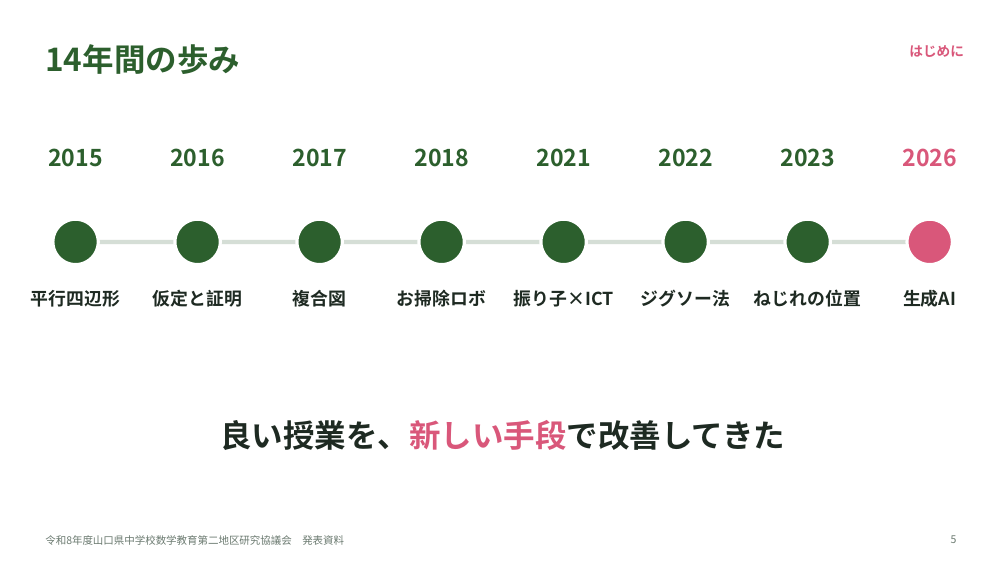
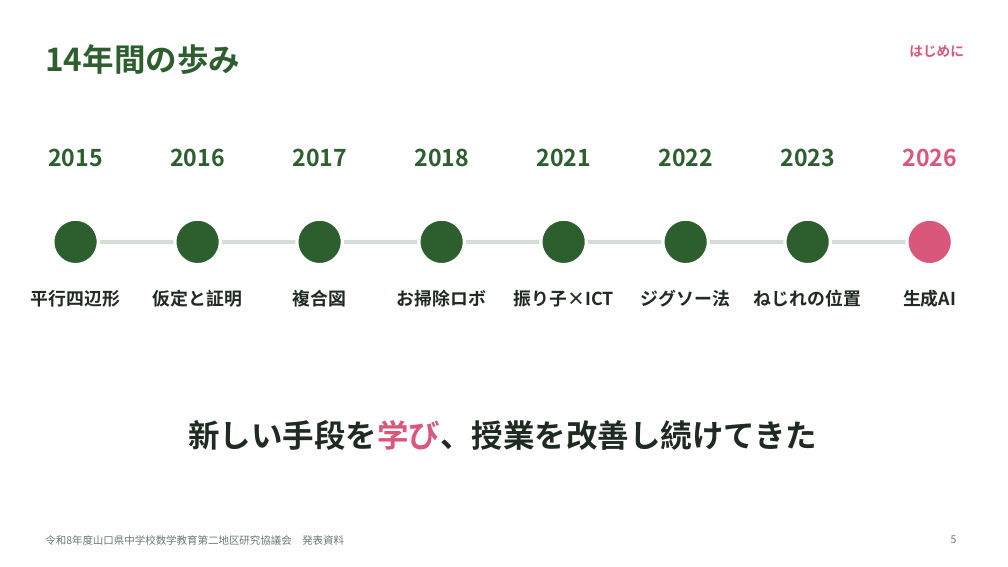
Before and after one commit to margiela14th-sudo/my-ai-project, a slide deck: slide 5 of 07_完成資料/県大会発表_生成AI授業再構築.pptx. Drawn at 1008x567 pixels with LibreOffice and Linux fonts; fonts in the diff are those of the drawing. Boxes give left, top, right and bottom in pixels: in the first picture for what was removed or moved away, otherwise in the second. Text is boxed around its words. In the diff, an @@ line names an element or a change of style, - is before the commit and + after.

```diff
--- a/07_完成資料/県大会発表_生成AI授業再構築.pptx
+++ b/07_完成資料/県大会発表_生成AI授業再構築.pptx
@@ text at [188,420,817,450]: text changed @@
-良い授業を、新しい手段で改善してきた
+新しい手段を学び、授業を改善し続けてきた
```
Also in this commit, not shown: 15 other slides changed, 5 slides added, 4 slides removed, 10 other files.
